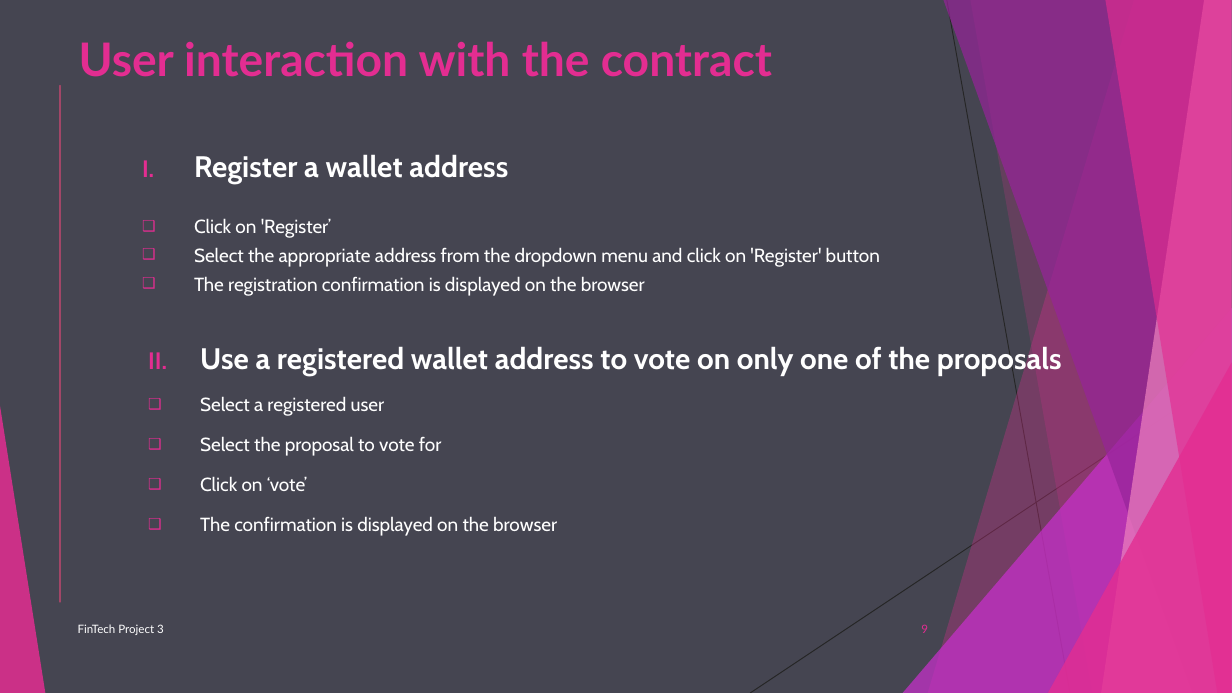
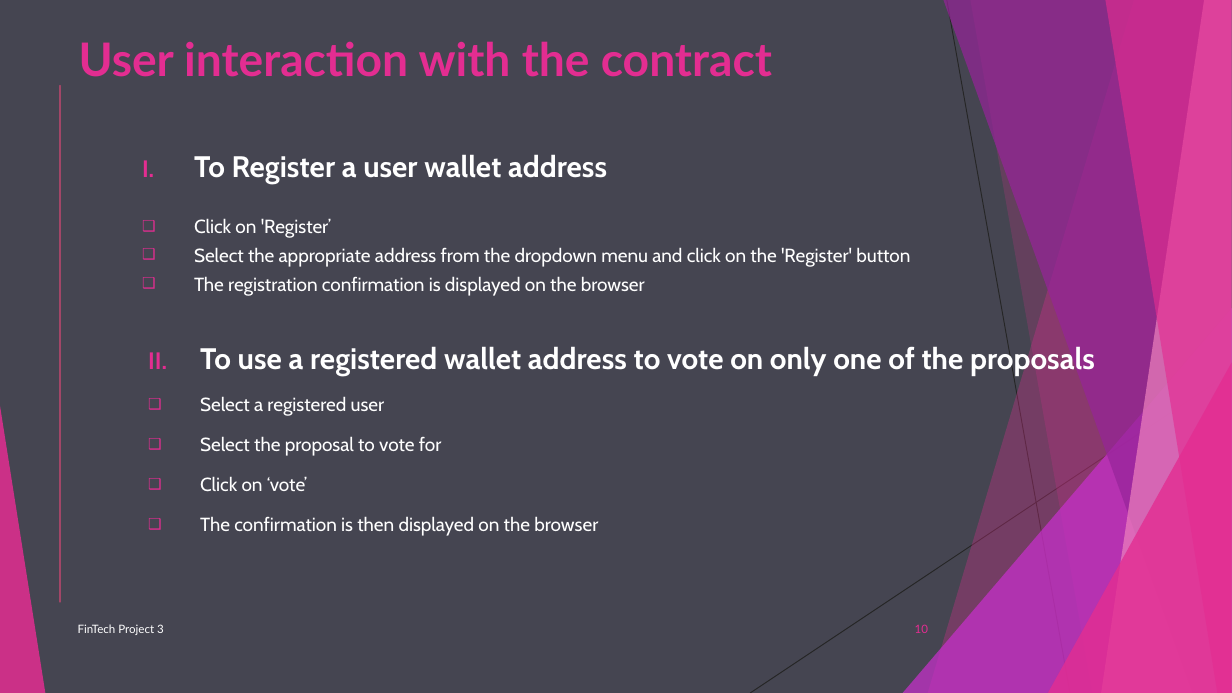
Before and after one commit to Bakoroba/blockchain_ballot_dapp, a slide deck: slide 10 of Ethereum Blockchain Ballot System dApp.ppt (slide 9 before the commit). Drawn at 1232x693 pixels with LibreOffice and Linux fonts; fonts in the diff are those of the drawing. Boxes give left, top, right and bottom in pixels: in the first picture for what was removed or moved away, otherwise in the second. Text is boxed around its words. In the diff, an @@ line names an element or a change of style, - is before the commit and + after.

Commit message:
Updated

```diff
--- a/Ethereum Blockchain Ballot System dApp.ppt
+++ b/Ethereum Blockchain Ballot System dApp.ppt
@@ text at <box>194,154,607,184</box>: text changed @@
-I. Register a wallet address
+I. To Register a user wallet address
@@ text at <box>194,247,910,267</box>: text changed @@
-❑ Select the appropriate address from the dropdown menu and click on 'Register' button
+❑ Select the appropriate address from the dropdown menu and click on the 'Register' button
@@ text at <box>200,343,1095,375</box>: text changed @@
-  II. Use a registered wallet address to vote on only one of the proposals
+  II. To use a registered wallet address to vote on only one of the proposals
@@ text at <box>200,516,598,536</box>: text changed @@
-  ❑ The confirmation is displayed on the browser
+  ❑ The confirmation is then displayed on the browser
@@ page number at <box>915,624,928,633</box>: text changed @@
-9
+10
```
Also in this commit, not shown: 6 other slides changed, 1 slide added.
